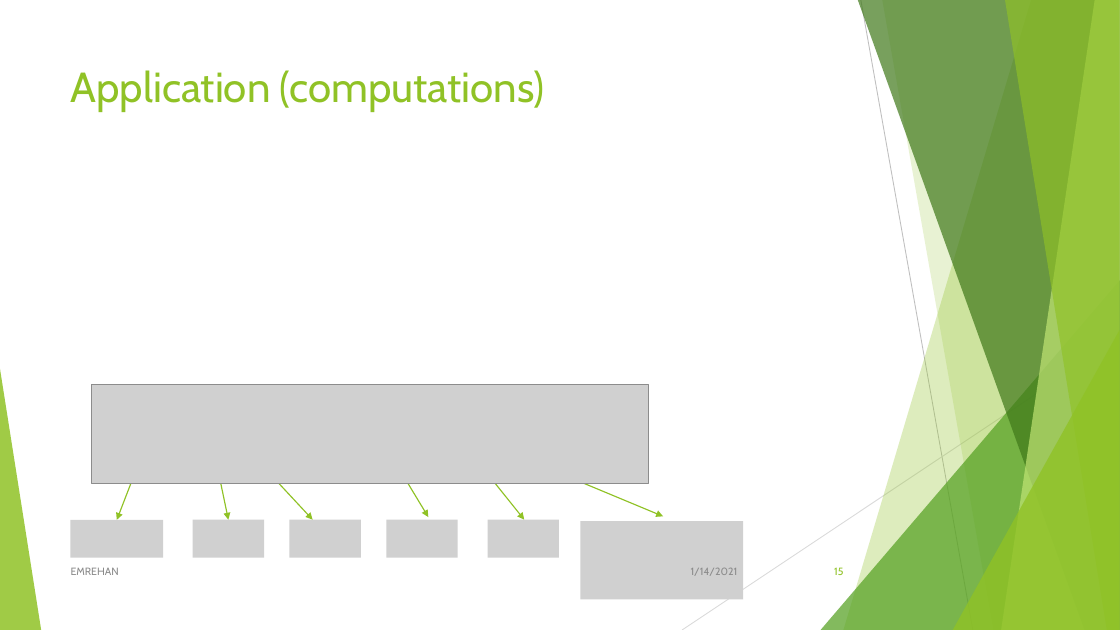
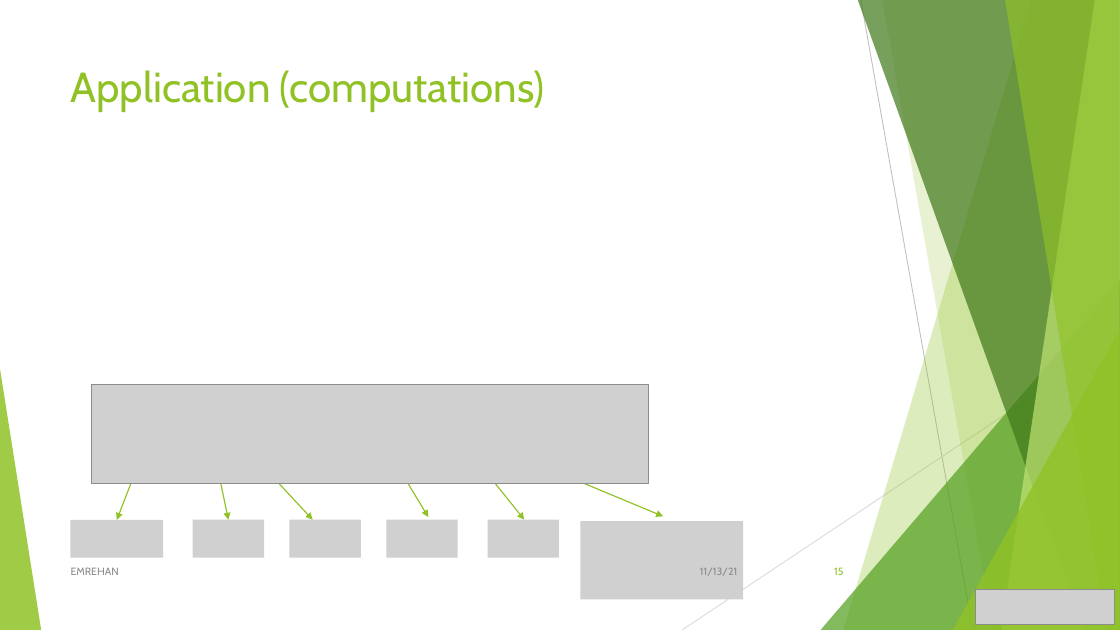
Before and after one commit to matahmet/NAYN-Project, a slide deck: slide 15 of 2_Combinationotarial_Approach/Episode_Two_Combinatorial_Approach.pptx. Drawn at 1120x630 pixels with LibreOffice and Linux fonts; fonts in the diff are those of the drawing; grey boxes stand for pictures. Boxes give left, top, right and bottom in pixels: in the first picture for what was removed or moved away, otherwise in the second. Text is boxed around its words. In the diff, an @@ line names an element or a change of style, - is before the commit and + after.

```diff
--- a/2_Combinationotarial_Approach/Episode_Two_Combinatorial_Approach.pptx
+++ b/2_Combinationotarial_Approach/Episode_Two_Combinatorial_Approach.pptx
@@ text at [700,568,737,576]: text changed @@
-1/14/2021
+11/13/21
@@ picture added at [976,590,1115,625] @@
```
Also in this commit, not shown: 20 other slides changed.
